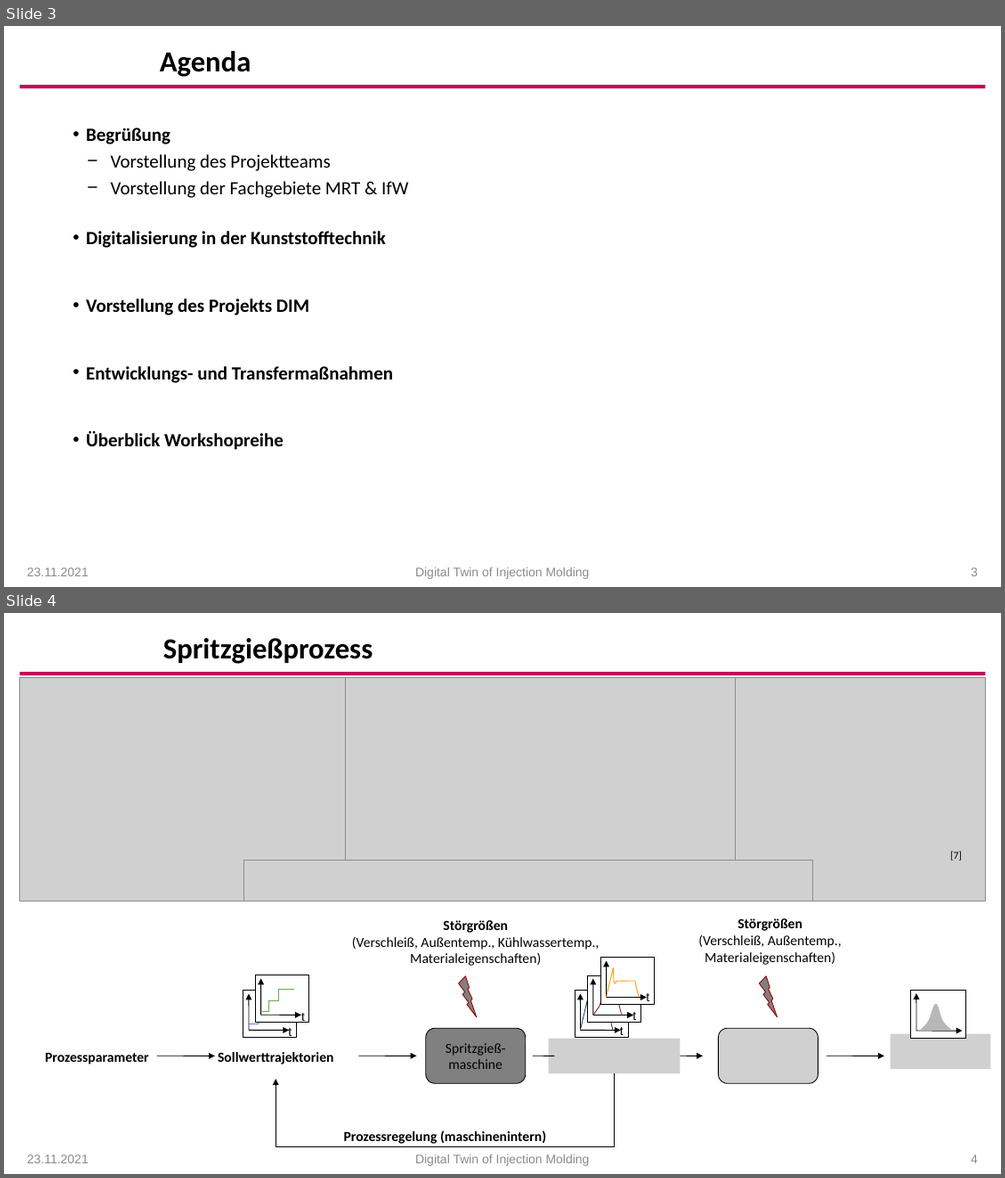
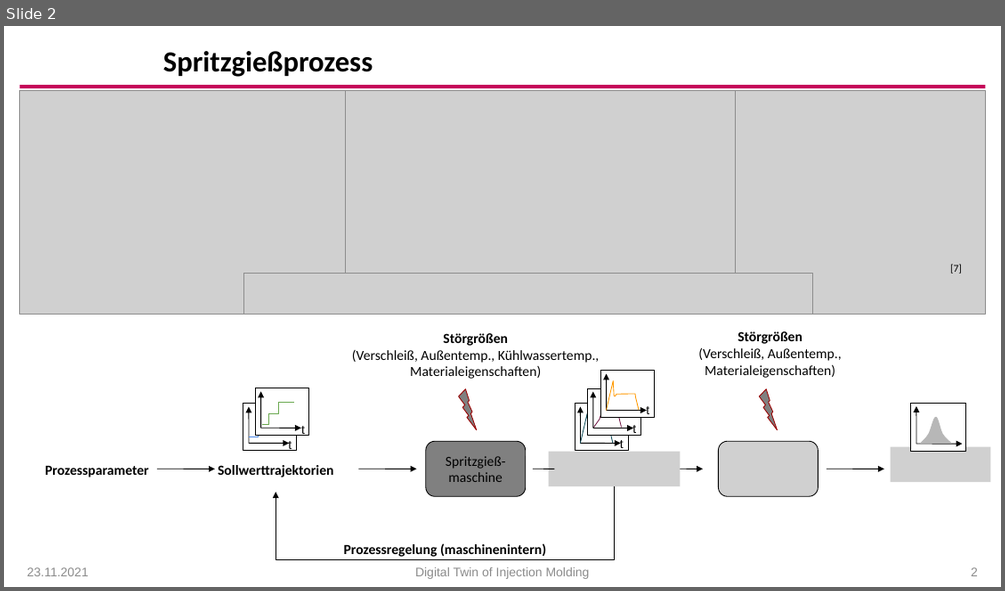
Before and after one commit to MRT-RT/DigitalTwinInjectionMolding, a slide deck: InjectionMoldingQuality.pptx. Shown one above the other, each under a label of ours: slides 3 and 4 before the commit, slide 2 after it. The pictures are 1005x1178 and 1005x591 pixels, drawn with LibreOffice and Linux fonts; fonts in the diff are those of the drawing; grey boxes stand for pictures; background and template pictures are left out. Boxes give left, top, right and bottom in pixels: in the first picture for what was removed or moved away, otherwise in the second. Text is boxed around its words. In the diff, an @@ line names an element or a change of style, - is before the commit and + after.

```diff
--- a/InjectionMoldingQuality.pptx
+++ b/InjectionMoldingQuality.pptx
@@ slide 3 removed at (4, 26, 1001, 587), background #FFFFFF; not listed: 1 template element that a slide beside it also shows @@
@@ text removed at (160, 51, 251, 77) @@
-Agenda
@@ text removed at (86, 127, 408, 450) @@
-• Begrüßung
-  − Vorstellung des Projektteams
-  − Vorstellung der Fachgebiete MRT & IfW
-• Digitalisierung in der Kunststofftechnik
-• Vorstellung des Projekts DIM
-• Entwicklungs- und Transfermaßnahmen
-• Überblick Workshopreihe
@@ text removed at (27, 567, 89, 576) @@
-23.11.2021
@@ text removed at (415, 567, 590, 579) @@
-Digital Twin of Injection Molding
@@ page number removed at (971, 567, 978, 576) @@
-3
@@ what was slide 4 is now slide 2 @@
@@ page number at (971, 567, 978, 576): text changed @@
-4
+2
```
Also in this commit, not shown: 5 slides changed, 1 other slide removed, 2 other files.
